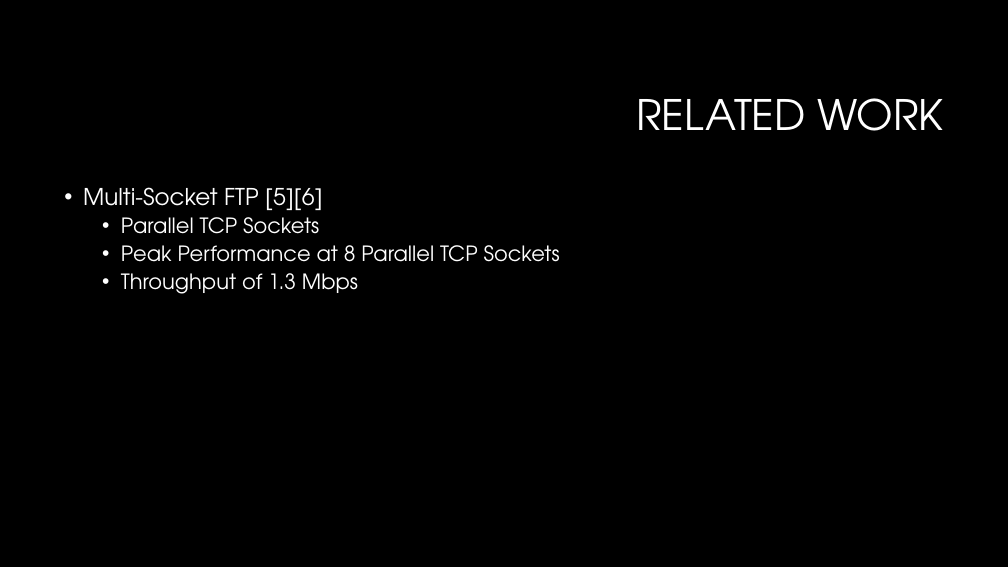
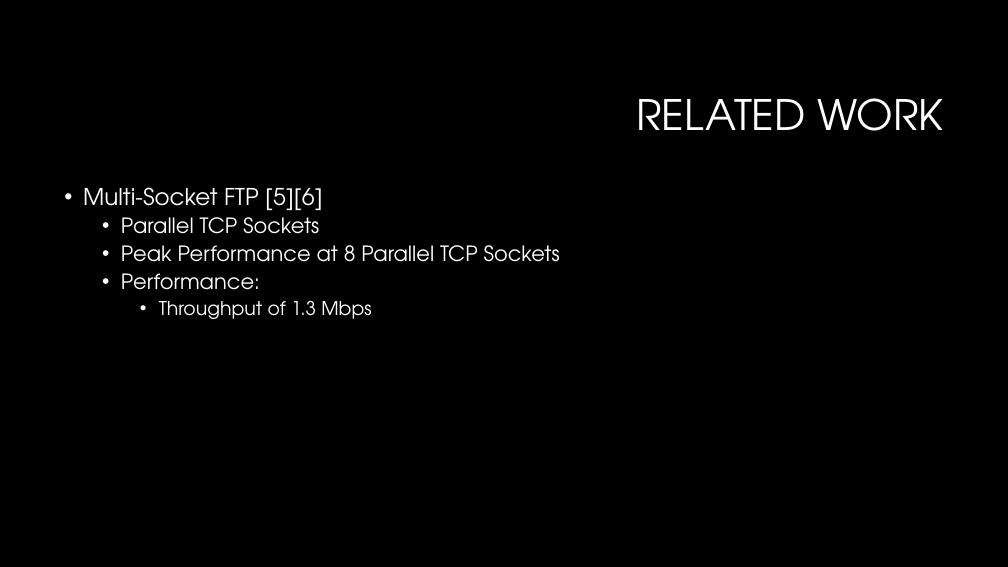
Before and after one commit to czifro-tech/instant-transmission, a slide deck: slide 31 of presentation/Thesis.pptx. Drawn at 1008x567 pixels with LibreOffice and Linux fonts; fonts in the diff are those of the drawing; background and template pictures are left out. Boxes give left, top, right and bottom in pixels: in the first picture for what was removed or moved away, otherwise in the second. Text is boxed around its words. In the diff, an @@ line names an element or a change of style, - is before the commit and + after.

```diff
--- a/presentation/Thesis.pptx
+++ b/presentation/Thesis.pptx
@@ text at box(121, 273, 260, 290): paragraph added @@
+  • Performance:
@@ text at box(159, 301, 371, 319): size 20 to 18 pt in "Throughput of 1.3 Mbps"; list level 2 to 3 in "Throughput of 1.3 Mbps" @@
```
Also in this commit, not shown: 3 other slides changed, 13 slides removed.
